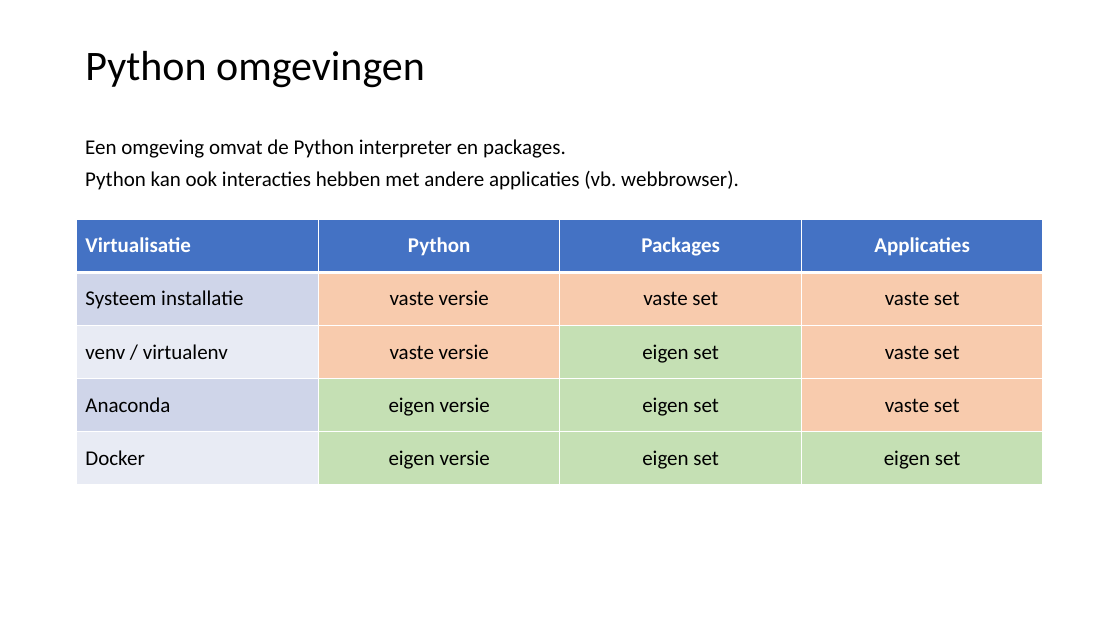
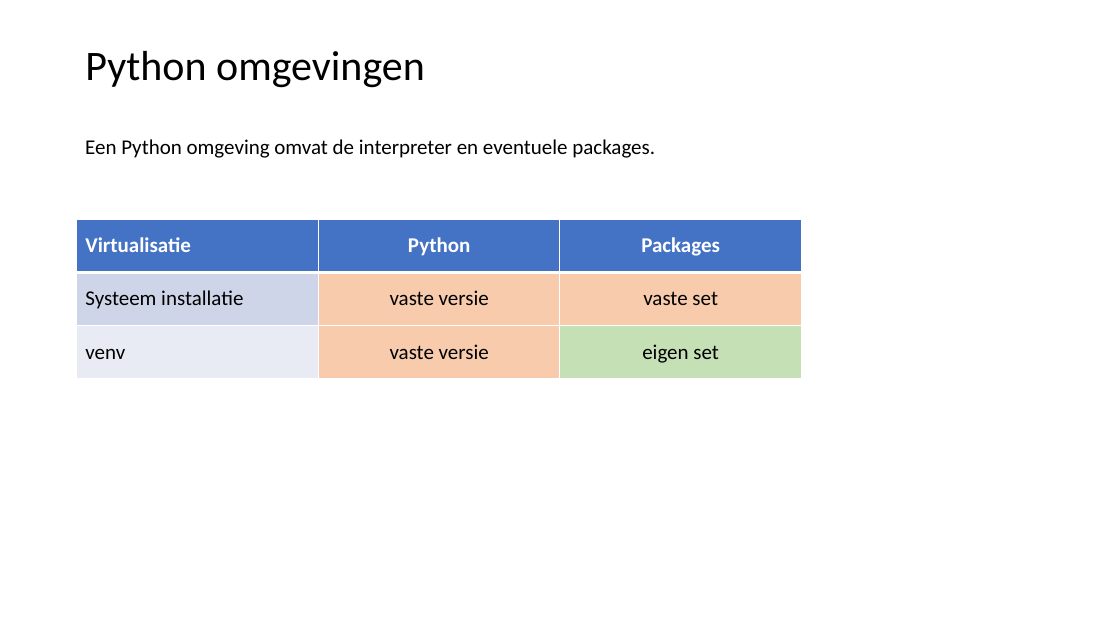
Before and after one commit to LFKoning/knowledge-sharing, a slide deck: slide 13 of python_course/1_basics_classes/python_cursus_1.pptx. Drawn at 1120x630 pixels with LibreOffice and Linux fonts; fonts in the diff are those of the drawing. Boxes give left, top, right and bottom in pixels: in the first picture for what was removed or moved away, otherwise in the second. Text is boxed around its words. In the diff, an @@ line names an element or a change of style, - is before the commit and + after.

Commit message:
Update Python course

```diff
--- a/python_course/1_basics_classes/python_cursus_1.pptx
+++ b/python_course/1_basics_classes/python_cursus_1.pptx
@@ text at [85, 139, 655, 158]: text changed @@
-Een omgeving omvat de Python interpreter en packages.
-Python kan ook interacties hebben met andere applicaties (vb. webbrowser).
+Een Python omgeving omvat de interpreter en eventuele packages.
@@ table at [77, 219, 803, 379] @@
-Virtualisatie | Python | Packages | Applicaties
-Systeem installatie | vaste versie | vaste set | vaste set
-venv / virtualenv | vaste versie | eigen set | vaste set
-Anaconda | eigen versie | eigen set | vaste set
-Docker | eigen versie | eigen set | eigen set
+Virtualisatie | Python | Packages
+Systeem installatie | vaste versie | vaste set
+venv | vaste versie | eigen set
@@ table: place and size @@
-table at [77, 219, 1045, 485]
+table at [77, 219, 803, 379]
```
Also in this commit, not shown: 24 other slides changed, 1 slide added, 2 slides removed, 5 other files.
